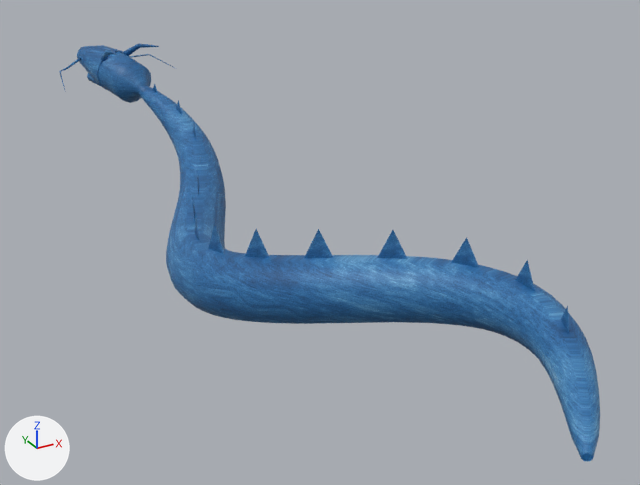
Two versions of the FBX model assets/Phase3/VFX/HO_VFX_WaterDragon.fbx, one commit apart.
Rendered twice from a 50 mm camera at (-14.9, -33.0, 20.0) aimed at (2.8, -0.8, 3.9). The axes (+X, +Y, +Z) are drawn at lower left. The lights are the same throughout. The first picture is the older version. Where no turn or scale is listed for an object, it has been applied to the vertices.

Names of what the first picture shows: 'HO_VFX_WaterDragon'.
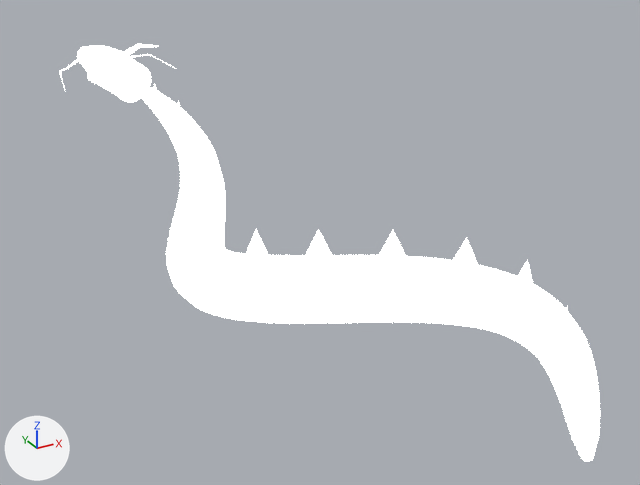
Location of each change, (x1, y1, x2, y2) in pixels of the pictures (640 x 485 px):
'HO_VFX_WaterDragon', surface changed (blue to white)
    both: (59, 43, 600, 462)

Edits to the bpy script that builds the scene:
```text
Change mat_ho_m_vfx_water:
    remove # nodes: BsdfPrincipled, NormalMap, OutputMaterial, TexImage x3
    remove # uses the picture img_ho_t_vfx_water_color_png
    nodes: BsdfPrincipled, NormalMap, OutputMaterial, TexImage x2
    colours: black #000000
```
